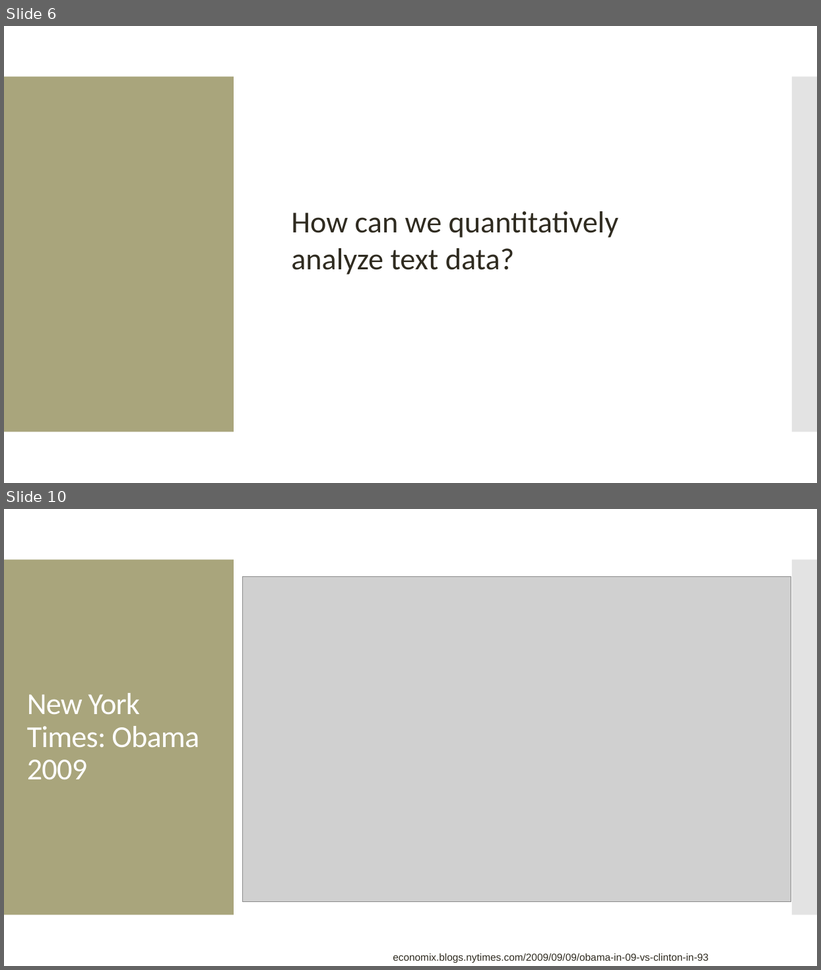
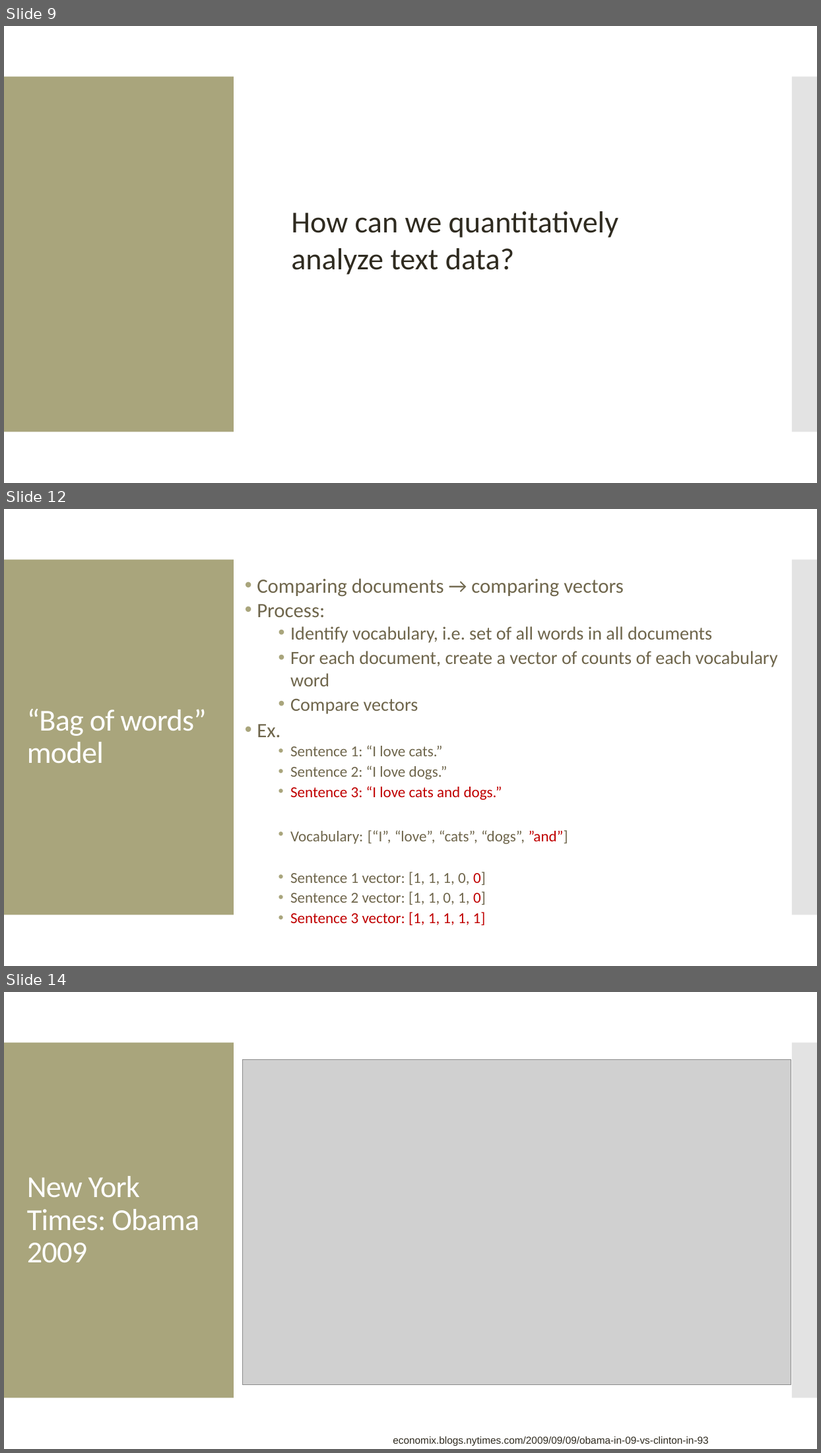
Before and after one commit to amosca01/SDS-CSC109, a slide deck: slides/13-text.pptx. Shown one above the other, each under a label of ours: slides 6 and 10 before the commit, slides 9, 12 and 14 after it; the slides between them are not shown. The pictures are 821x970 and 821x1453 pixels, drawn with LibreOffice and Linux fonts; fonts in the diff are those of the drawing; grey boxes stand for pictures. Boxes give left, top, right and bottom in pixels: in the first picture for what was removed or moved away, otherwise in the second. Text is boxed around its words. In the diff, an @@ line names an element or a change of style, - is before the commit and + after.

```diff
--- a/slides/13-text.pptx
+++ b/slides/13-text.pptx
@@ slide 12 added at [4, 509, 817, 966], background #FFFFFF; not listed: 2 template elements that a slide beside it also shows @@
@@ text added at [257, 578, 778, 925], 18 pt, text #6F664C @@
+• Comparing documents → comparing vectors
+• Process:
+  • Identify vocabulary, i.e. set of all words in all documents
+  • For each document, create a vector of counts of each vocabulary word
+  • Compare vectors
+• Ex.
+  • Sentence 1: “I love cats.”
+  • Sentence 2: “I love dogs.”
+  • Sentence 3: “I love cats and dogs.”
+  • Vocabulary: [“I”, “love”, “cats”, “dogs”, ”and”]
+  • Sentence 1 vector: [1, 1, 1, 0, 0]
+  • Sentence 2 vector: [1, 1, 0, 1, 0]
+  • Sentence 3 vector: [1, 1, 1, 1, 1]
@@ text added at [27, 709, 206, 763], 36 pt, text #FFFFFF @@
+“Bag of words” model
@@ what was slide 6 is now slide 9 @@
@@ what was slide 10 is now slide 14 @@
```
Also in this commit, not shown: 3 slides changed, 5 other slides added, 2 slides removed, 3 other files.
